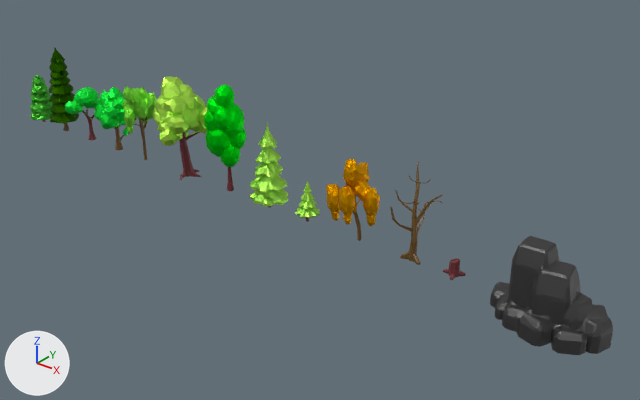
The glTF model AR-part/assets/4.glb: old version first, new version second.
Camera for both pictures: a 50 mm camera at (18.24, -14.22, 9.37) aimed at (6.66, 0.26, 0.39). The axes (+X, +Y, +Z) are drawn at lower left. The lights are the same throughout. Where no turn or scale is listed for an object, it has been applied to the vertices.

Before the edit, the objects in view are built like this:
```python
ob_10_tree = bpy.data.objects.new('_10_tree', me_cylinder_003)
ob_10_tree.location = (8.06, -0.1, -0.02)
ob_11_tree = bpy.data.objects.new('_11_tree', me_cylinder_004)
ob_11_tree.location = (9.46, -0.1, -0.02)
ob_1_tree = bpy.data.objects.new('_1_tree', me_cone_019)
ob_1_tree.location = (-3.59, -0.02, -0.01)
ob_2_tree = bpy.data.objects.new('_2_tree', me_cylinder_002)
ob_2_tree.location = (-2.52, -0.02, -0.01)
ob_3_tree = bpy.data.objects.new('_3_tree', me_sphere_007)
ob_3_tree.location = (-1.34, -0.02, -0.01)
ob_4_tree = bpy.data.objects.new('_4_tree', me_icosphere_043)
ob_4_tree.location = (-0.18, -0.02, -0.01)
ob_5_tree = bpy.data.objects.new('_5_tree', me_sphere_006)
ob_5_tree.location = (0.92, -0.03, -0.02)
ob_6_tree = bpy.data.objects.new('_6_tree', me_cube_003)
ob_6_tree.location = (2.57, -0.03, -0.02)
ob_rock_1 = bpy.data.objects.new('Rock_1_', me_cube_005)
ob_rock_1.location = (12.64, -0.48, -0.05)
# also in view: '_8_tree' at (5.4, -0.1, 1.05); '_7_tree' at (4.05, -0.12, 1.38)
```
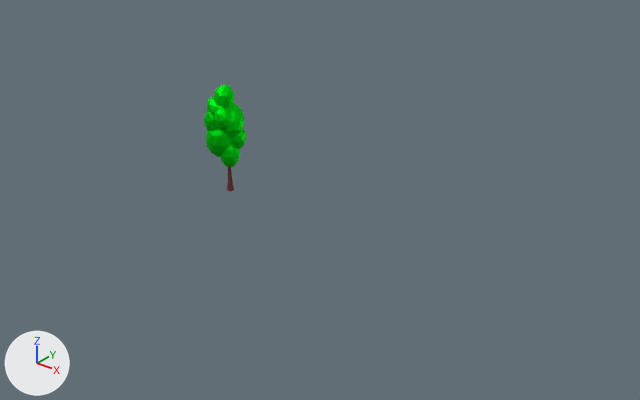
Pixel boxes [x1, y1, x2, y2] of what changed, in the pictures (640 x 400 px):
'Rock_1_', deleted: before [490, 236, 613, 355]
'_6_tree', deleted (green): before [153, 76, 207, 180]
'_10_tree', deleted (brown): before [326, 159, 380, 241]
'_8_tree', deleted (green): before [250, 123, 288, 208]
'_2_tree', deleted (green): before [49, 48, 79, 131]
'_5_tree', deleted (green): before [123, 85, 157, 160]
'_4_tree', deleted: before [94, 87, 128, 150]
'_11_tree', deleted (brown): before [390, 161, 443, 265]
'_1_tree', deleted (green): before [30, 75, 52, 122]
'_3_tree', deleted (green): before [65, 87, 100, 140]
'_9_tree', deleted (green): before [295, 181, 320, 222]
'_12_tree', deleted: before [443, 258, 466, 280]

The change in detail:
Object '_1_tree' (ob_1_tree) is deleted.
Object '_2_tree' (ob_2_tree) is deleted.
Object '_3_tree' (ob_3_tree) is deleted.
Object '_4_tree' (ob_4_tree) is deleted.
Object '_5_tree' (ob_5_tree) is deleted.
Object '_6_tree' (ob_6_tree) is deleted.
Object '_10_tree' (ob_10_tree) is deleted.
Object '_11_tree' (ob_11_tree) is deleted.
Object '_12_tree' (ob_12_tree) is deleted.
Object '_8_tree' (ob_8_tree) is deleted.
Object '_9_tree' (ob_9_tree) is deleted.
Object 'Rock_1_' (ob_rock_1) is deleted.
